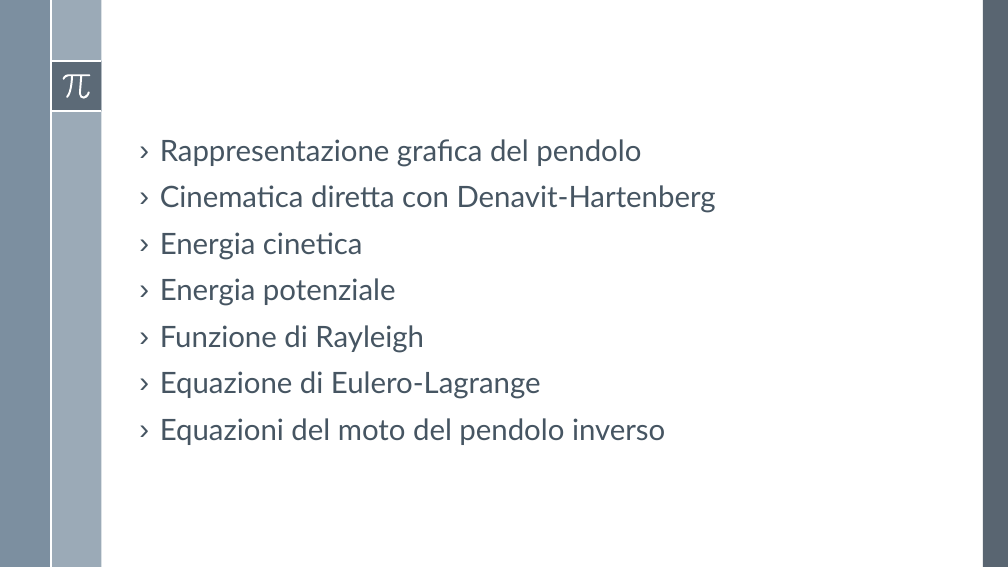
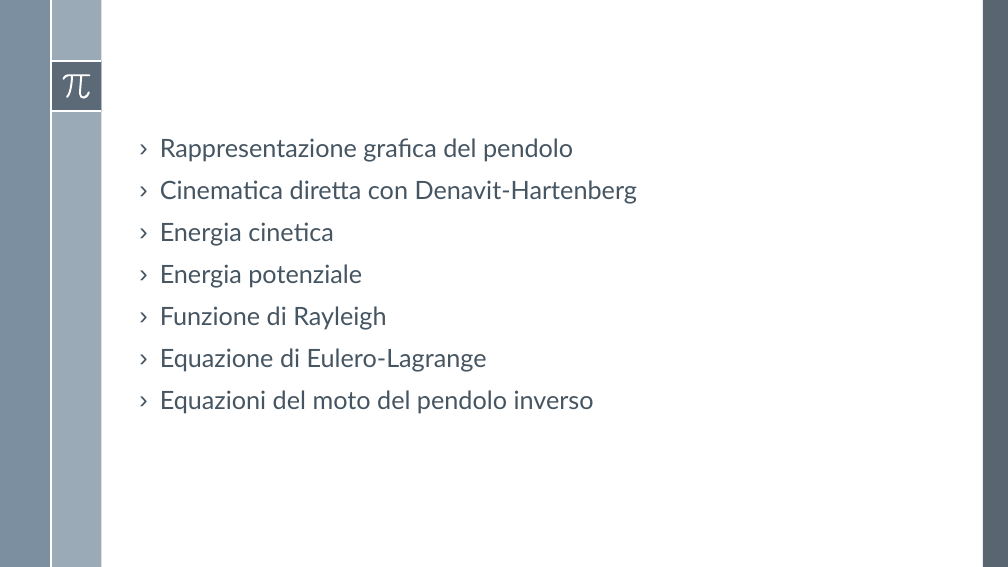
Before and after one commit to Alfystar/mv-Project, a slide deck: slide 2 of 00_Relazione/Modello fisico pendolo/Equazioni_del_moto.pptx. Drawn at 1008x567 pixels with LibreOffice and Linux fonts; fonts in the diff are those of the drawing. Boxes give left, top, right and bottom in pixels: in the first picture for what was removed or moved away, otherwise in the second. Text is boxed around its words. In the diff, an @@ line names an element or a change of style, - is before the commit and + after.

```diff
--- a/00_Relazione/Modello fisico pendolo/Equazioni_del_moto.pptx
+++ b/00_Relazione/Modello fisico pendolo/Equazioni_del_moto.pptx
@@ text "Rappresentazione grafica del pendolo" at (160, 138, 637, 413): size 28 to 24 pt; alignment left to justified @@
```
Also in this commit, not shown: 2 other slides changed.
